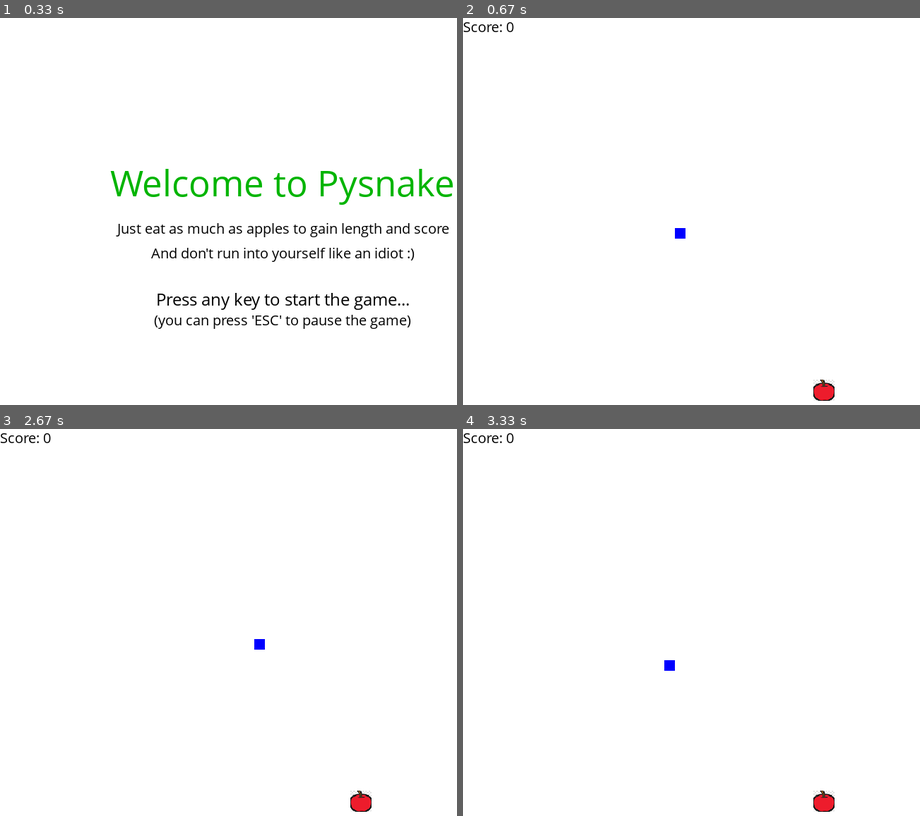
Above: before the commit, frames 1-4 (two rows, left to right).
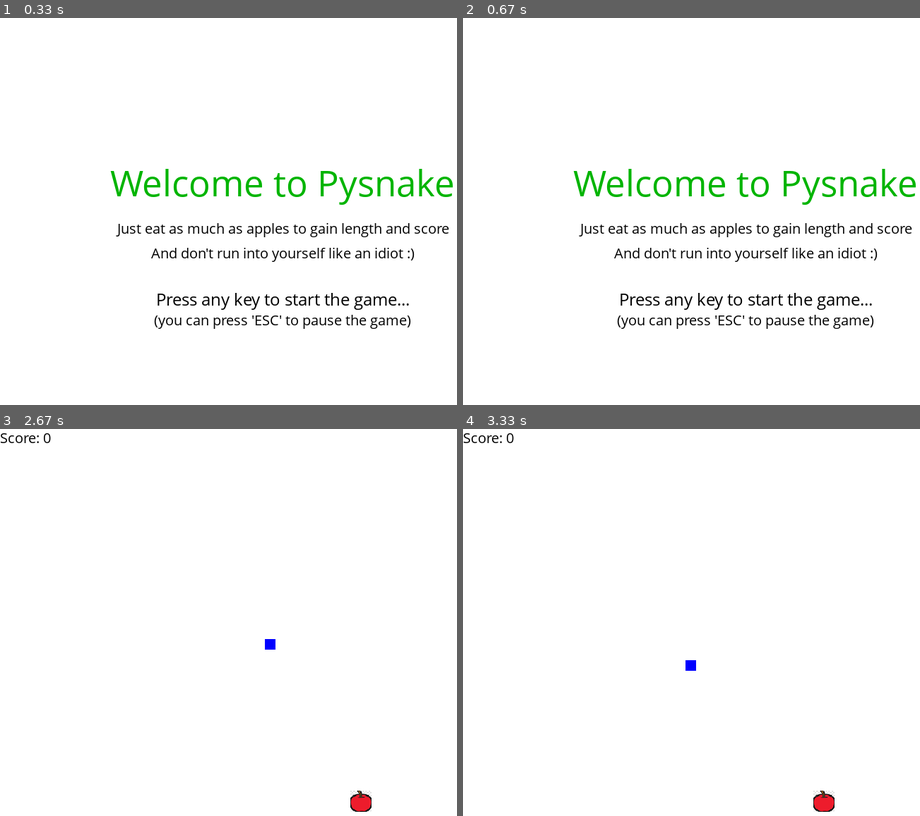
Above: after the commit, the same moments.

Repository: Adiprogrammer7/pygame_snake
Game: pygame game, started from snake_pygame.py
Same seed, same stepped clock (60 frames per second), same inputs: the game is played once before the commit and once after it.
Inputs:
- Up to frame 1 (0.33 s): no input
- Up to frame 2 (0.67 s): hold Right from 0.33 s (still down)
- Up to frame 3 (2.67 s): release Right at 0.8 s; tap Esc at 0.83 s; hold Up 1.43-2 s; hold Right 2.03-2.55 s; hold Left from 2.58 s (still down)
- Up to frame 4 (3.33 s): release Left at 3.12 s; hold Down from 3.15 s (still down)

Frame 1 is identical in both runs. In frame 2, 4.4% of the frame differs, in the area x 0-100%, y 1-99%; in frame 3, 0.1%; in frame 4, 0.1%.

Commit message:
fps changed

Diff:
--- a/snake_pygame.py
+++ b/snake_pygame.py
@@ -61,7 +61,7 @@
 			if event.type == pygame.KEYDOWN:
 				pause = False
 		pygame.display.update()
-		clock.tick(5)
+		clock.tick(4)
 
 def game_intro():
 	intro = True
@@ -80,7 +80,7 @@
 				intro = False
 
 		pygame.display.update()
-		clock.tick(15)
+		clock.tick(4)
 
 def gameLoop():
 	game_exit = False
